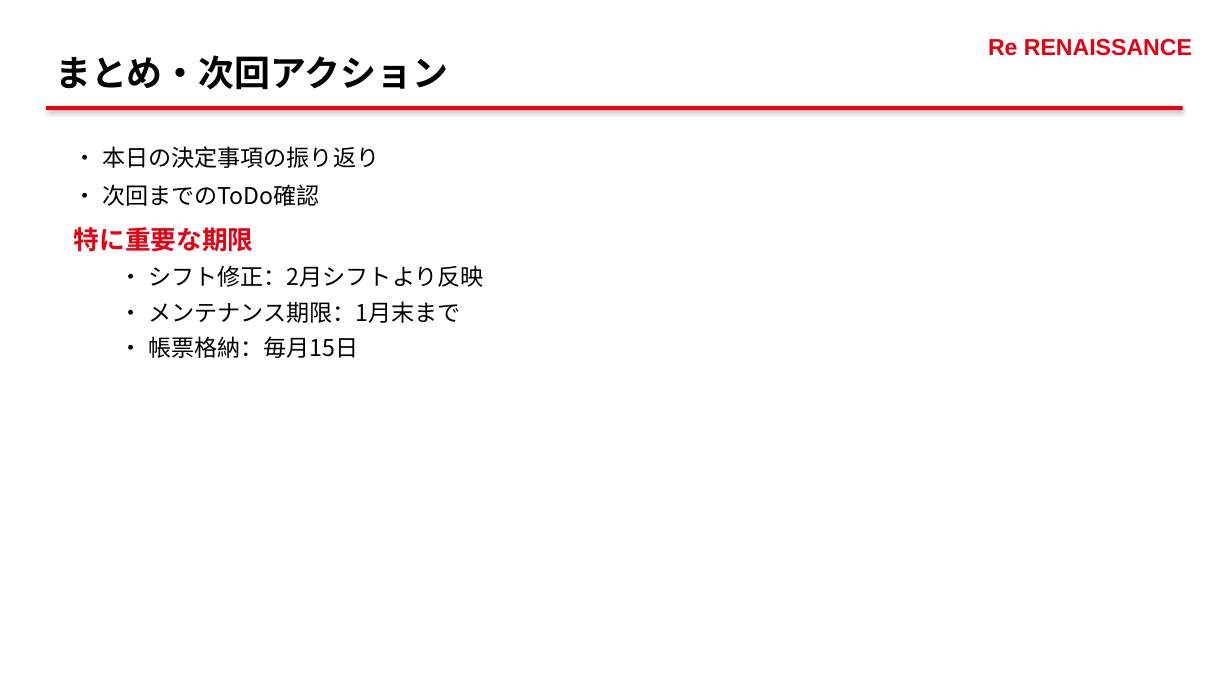
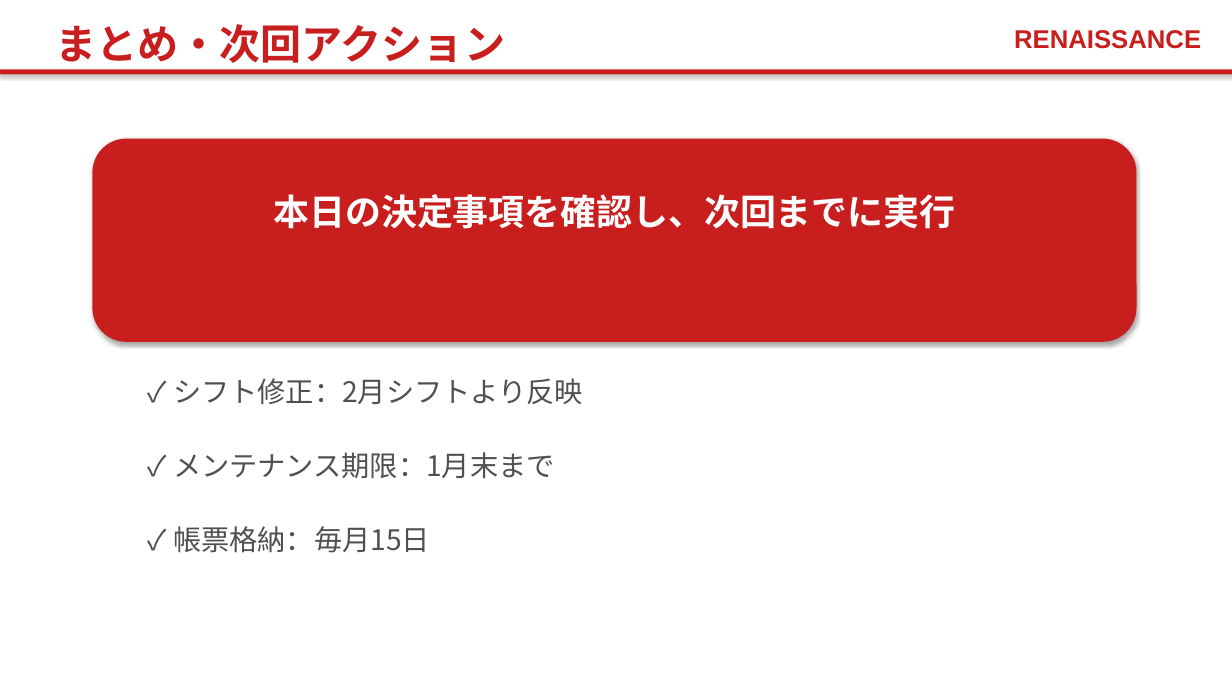
Before and after one commit to pippo2734/my-claude-skills, a slide deck: slide 20 of RURA_followup_mtg.pptx. Drawn at 1232x693 pixels with LibreOffice and Linux fonts; fonts in the diff are those of the drawing. Boxes give left, top, right and bottom in pixels: in the first picture for what was removed or moved away, otherwise in the second. Text is boxed around its words. In the diff, an @@ line names an element or a change of style, - is before the commit and + after.

```diff
--- a/RURA_followup_mtg.pptx
+++ b/RURA_followup_mtg.pptx
@@ text "まとめ・次回アクション" moved from (x1=55, y1=55, x2=448, y2=90) to (x1=55, y1=24, x2=505, y2=70) @@
@@ text "まとめ・次回アクション" at (x1=55, y1=24, x2=505, y2=70): size 28 to 32 pt, text colour #000000 to #C81E1E @@
@@ text at (x1=1014, y1=30, x2=1201, y2=49): text changed; size 18 to 20 pt; text colour #E60012 to #C81E1E @@
-Re RENAISSANCE
+RENAISSANCE
@@ rectangle resized from (x1=46, y1=106, x2=1183, y2=110) to (x1=0, y1=69, x2=1232, y2=75) @@
@@ rectangle at (x1=0, y1=69, x2=1232, y2=75): fill #E60012 to #C81E1E @@
@@ text removed at (x1=74, y1=146, x2=484, y2=358) @@
-• 本日の決定事項の振り返り
-• 次回までのToDo確認
-特に重要な期限
-  • シフト修正：2月シフトより反映
-  • メンテナンス期限：1月末まで
-  • 帳票格納：毎月15日
@@ rounded rectangle added at (x1=92, y1=139, x2=1137, y2=342), fill #C81E1E @@
@@ text added at (x1=274, y1=194, x2=956, y2=229), 28 pt, text #FFFFFF, bold @@
+本日の決定事項を確認し、次回までに実行
@@ text added at (x1=173, y1=378, x2=583, y2=405), 22 pt, text #505050 @@
+✓ シフト修正：2月シフトより反映
@@ text added at (x1=173, y1=452, x2=555, y2=479), 22 pt, text #505050 @@
+✓ メンテナンス期限：1月末まで
@@ text added at (x1=173, y1=526, x2=430, y2=553), 22 pt, text #505050 @@
+✓ 帳票格納：毎月15日
```
Also in this commit, not shown: 19 other slides changed, 1 other file.
